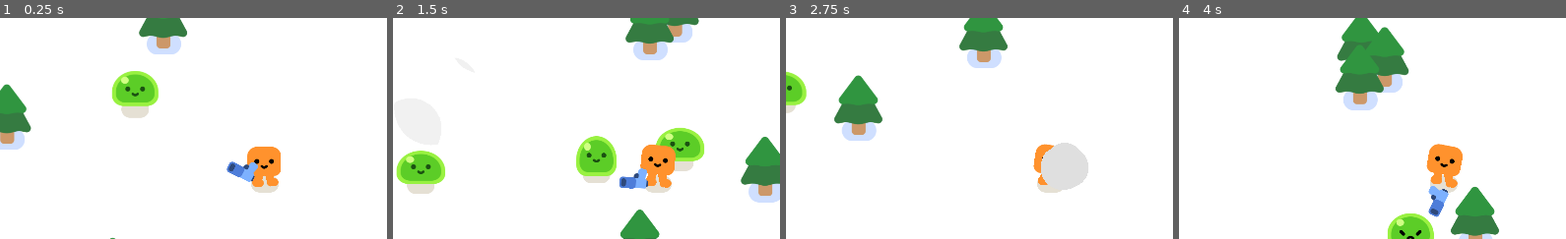
Above: before the commit, frames 1-4 (left to right).
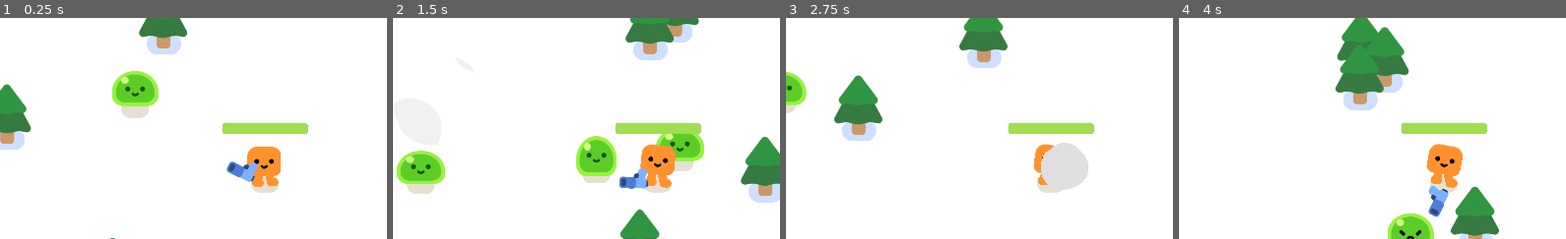
Above: after the commit, the same moments.

Repository: autrera/tutorial-survivors
Game: Godot game, scene res://survivors_game.tscn
Same seed, same stepped clock (60 frames per second), same inputs: the game is played once before the commit and once after it.
Inputs:
- Up to frame 1 (0.25 s): no input
- Up to frame 2 (1.5 s): hold D (move_right) 0.53-1.28 s; hold S (move_down) from 1.28 s (still down)
- Up to frame 3 (2.75 s): release S (move_down) at 2.03 s; hold D (move_right) from 2.03 s (still down)
- Up to frame 4 (4 s): release D (move_right) at 2.78 s; hold W (move_up) 2.78-3.53 s; hold A (move_left) from 3.53 s (still down)
The pictures show only the part of the screen within x 17-67%, y 12-62%; the shares and areas given below are measured in that part.

The runs differ from the first frame. In frame 1, 1.1% of the frame differs, in the area x 57-80%, y 47-53%; in frame 2, 1.0%; in frame 3, 1.1%; in frame 4, 1.1%.

Commit message:
Add player healthbar

Diff:
--- a/player.tscn
+++ b/player.tscn
@@ -9,6 +9,20 @@
 
 [sub_resource type="CircleShape2D" id="CircleShape2D_i3pqv"]
 radius = 37.3363
+
+[sub_resource type="StyleBoxFlat" id="StyleBoxFlat_i3pqv"]
+bg_color = Color(0.152941, 0.168627, 0.188235, 1)
+corner_radius_top_left = 8
+corner_radius_top_right = 8
+corner_radius_bottom_right = 8
+corner_radius_bottom_left = 8
+
+[sub_resource type="StyleBoxFlat" id="StyleBoxFlat_hqtel"]
+bg_color = Color(0.623529, 0.866667, 0.317647, 1)
+corner_radius_top_left = 8
+corner_radius_top_right = 8
+corner_radius_bottom_right = 8
+corner_radius_bottom_left = 8
 
 [node name="Player" type="CharacterBody2D"]
 script = ExtResource("1_onrkg")
@@ -32,3 +46,13 @@
 [node name="CollisionShape2D" type="CollisionShape2D" parent="HurtBox"]
 shape = SubResource("CircleShape2D_i3pqv")
 debug_color = Color(0.928208, 0.228995, 0.36084, 0.42)
+
+[node name="ProgressBar" type="ProgressBar" parent="."]
+offset_left = -104.0
+offset_top = -149.0
+offset_right = 105.0
+offset_bottom = -122.0
+theme_override_styles/background = SubResource("StyleBoxFlat_i3pqv")
+theme_override_styles/fill = SubResource("StyleBoxFlat_hqtel")
+value = 100.0
+show_percentage = false
Not shown: 1 places in player.tscn that only renumber resources
